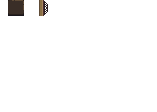
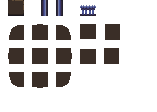
Comparing the layer stacks of the two 157 × 112 images. Changes:
added layer "Capa 30" above "Capa 33 copia" over (32, 24, 120, 64)
added layer "Capa 33 copia" above "Capa 29" over (8, 25, 72, 88)
added layer "Capa 29" above "Capa 28" over (56, 0, 96, 16)
painted on "Capa 28" over (39, 0, 48, 16)
